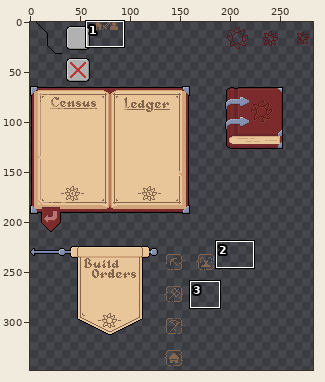
Pixel-art file: Assets/Sprites/Tests/UI.aseprite. The picture above shows the old version from afar; the outline marks the close-up.
Close-up. Old version:
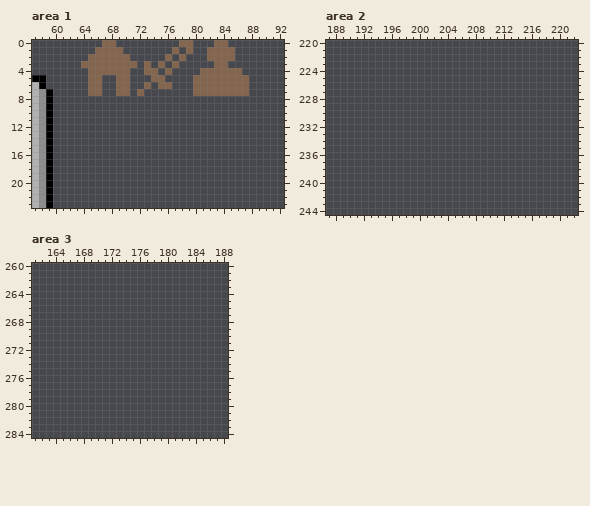
288x352 pixels, 1 frame. Shown: area 1: x 57..92, y 0..23; area 2: x 187..222, y 220..244; area 3: x 161..188, y 260..284. The wide view leaves out empty margins. The commit also changed other parts of the picture, which this record leaves out.
After the commit:
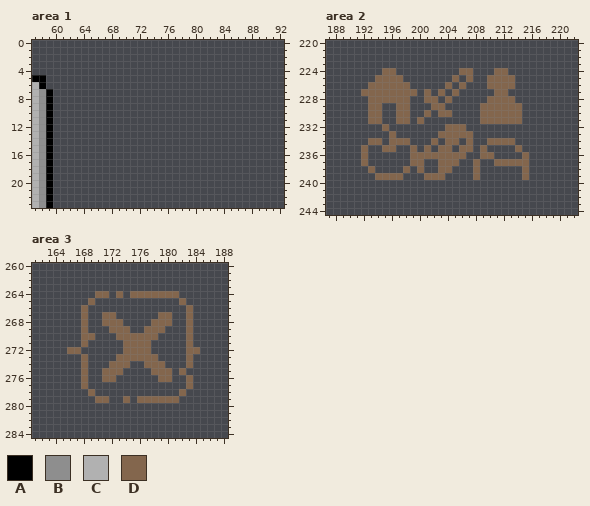
Palette (. is transparent): A #000000  B #8e8e8e  C #b1b1b1  D #83664d
Difference:
layer "parchment icons" added
--- area 1, layer "Logo"
@@ x 57..92 @@
- 0 ..........DD.........DD...DD........
- 1 .........DDDD.......D.D..DDDD.......
- 2 ........DDDDDD.....D.D...DDDD.......
- 3 .......DDDDDDDD.D.D.D.....DD........
- 4 ........DDDDDD..DD.D....DDDDDD......
- 5 AA......DD..DD...DD....DDDDDDDD.....
- 6 CA......DD..DD..D.DD...DDDDDDDD.....
- 7 CBA.....DD..DD.D.......DDDDDDDD.....
+ 0 ....................................
+ 1 ....................................
+ 2 ....................................
+ 3 ....................................
+ 4 ....................................
+ 5 AA..................................
+ 6 CA..................................
+ 7 CBA.................................
  8 CBA.................................
--- area 2, layer "parchment icons"
@@ x 187..222 @@
 223 ....................................
-224 ....................................
-225 ....................................
-226 ....................................
-227 ....................................
-228 ....................................
-229 ....................................
-230 ....................................
-231 ....................................
-232 ....................................
-233 ....................................
-234 ....................................
-235 ....................................
-236 ....................................
-237 ....................................
-238 ....................................
-239 ....................................
+224 ........DD.........DD...DD..........
+225 .......DDDD.......D.D..DDDD.........
+226 ......DDDDDD.....D.D...DDDD.........
+227 .....DDDDDDDD.D.D.D.....DD..........
+228 ......DDDDDD..DD.D.....DDDD.........
+229 ......DD..DD...DD.....DDDDDD........
+230 ......DD..DD..D.DD....DDDDDD........
+231 ......DD..DD.D........DDDDDD........
+232 ........D........DDD................
+233 .........D......DDDDD...............
+234 ......DD.DDD...D.DD.D..DDDD.........
+235 .....D..DD..D.D.DD.DD.D....D........
+236 .....D......DDDDDDDD..DD....D.......
+237 .....D......DD..DDD..D..DDDDD.......
+238 ......D....D.D..DD...D......D.......
+239 .......DDDD...DDD....D......D.......
 240 ....................................
--- area 3, layer "parchment icons"
@@ x 161..188 @@
 263 ............................
-264 ............................
-265 ............................
-266 ............................
-267 ............................
-268 ............................
-269 ............................
-270 ............................
-271 ............................
-272 ............................
-273 ............................
-274 ............................
-275 ............................
-276 ............................
-277 ............................
-278 ............................
-279 ............................
+264 .........DD.D.DDDDDDD.......
+265 ........D............D......
+266 .......D..............D.....
+267 .......D..DD......DD..D.....
+268 .......D..DDD....DDD..D.....
+269 .......D...DDD..DDD...D.....
+270 .......DD...DDDDDD....D.....
+271 .......D.....DDDD.....D.....
+272 .....DD......DDDD.....DD....
+273 .......D....DDDDDD....D.....
+274 .......D...DDD..DDD...D.....
+275 .......D..DDD....DDD.D......
+276 .......D..DD......DD..D.....
+277 .......D..............D.....
+278 ........D............D......
+279 .........DD..D.DDDDDD.......
 280 ............................
